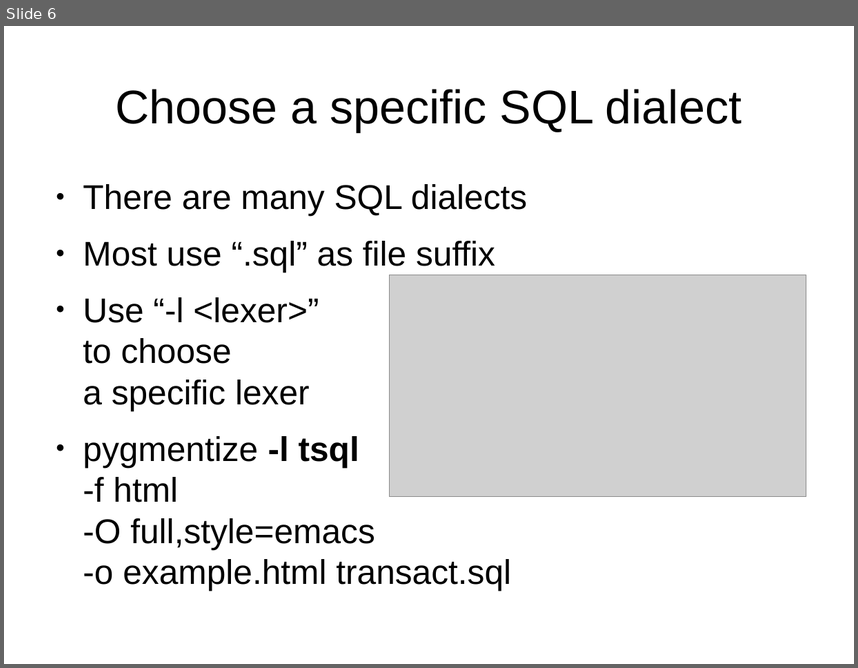
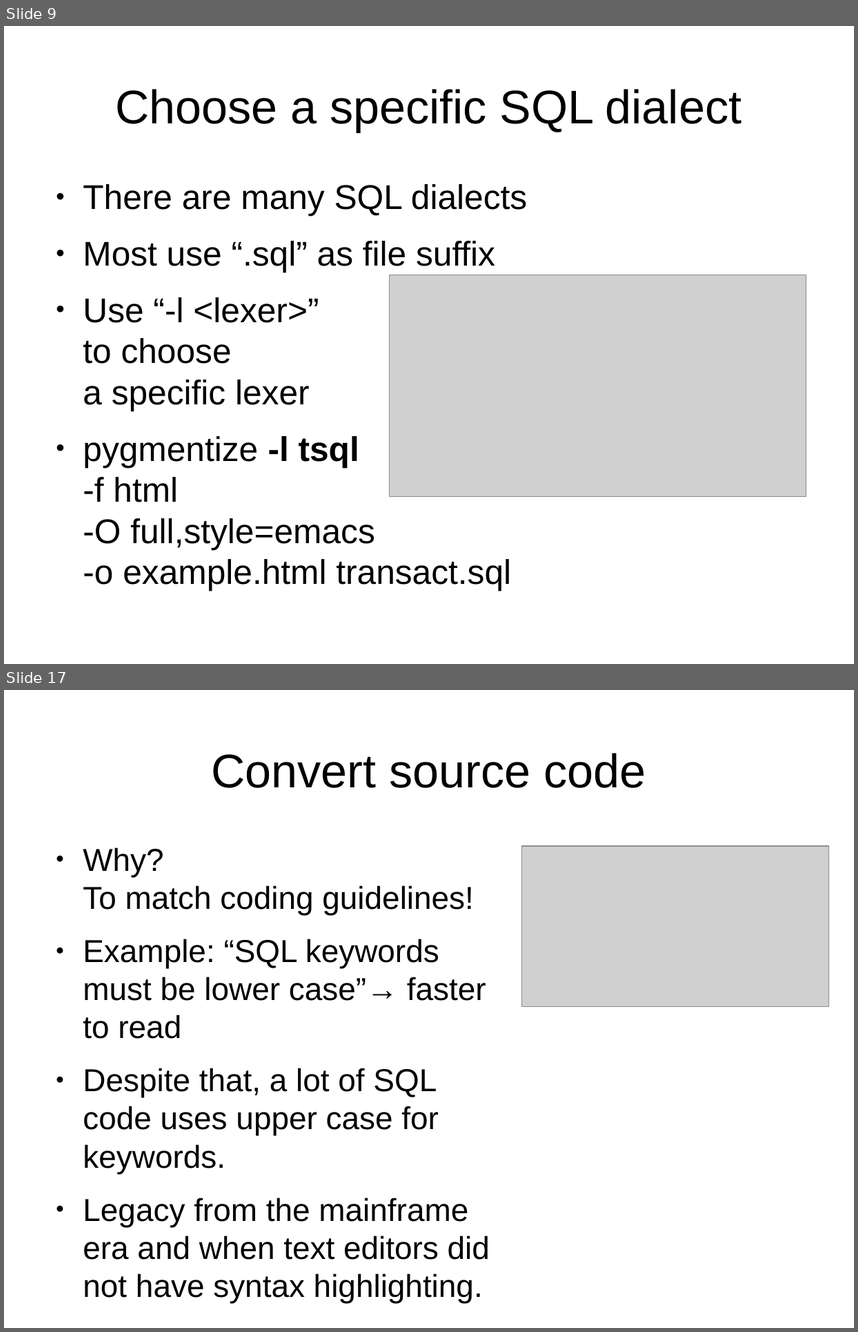
Before and after one commit to roskakori/talks, a slide deck: pygraz/pygments/Introduction to Pygments.odp. Shown one above the other, each under a label of ours: slide 6 before the commit, slides 9 and 17 after it; the slides between them are not shown. The pictures are 858x668 and 858x1332 pixels, drawn with LibreOffice and Linux fonts; fonts in the diff are those of the drawing; grey boxes stand for pictures. Boxes give left, top, right and bottom in pixels: in the first picture for what was removed or moved away, otherwise in the second. Text is boxed around its words. In the diff, an @@ line names an element or a change of style, - is before the commit and + after.

Commit message:
* Added slides for remaining topics. * Added example code.

```diff
--- a/pygraz/pygments/Introduction to Pygments.odp
+++ b/pygraz/pygments/Introduction to Pygments.odp
@@ slide 17 added at (4,690,854,1328), background #FFFFFF @@
@@ title added at (212,753,646,788), 44 pt, text #000000 @@
+Convert source code
@@ text added at (83,847,490,1303), 29.6 pt, text #000000 @@
+● Why?
+  To match coding guidelines!
+● Example: “SQL keywords must be lower case”→ faster to read
+● Despite that, a lot of SQL code uses upper case for keywords.
+● Legacy from the mainframe era and when text editors did not have syntax highlighting.
@@ picture added at (522,846,829,1006) @@
@@ what was slide 6 is now slide 9 @@
```
Also in this commit, not shown: 17 other slides added, 3 other files.
